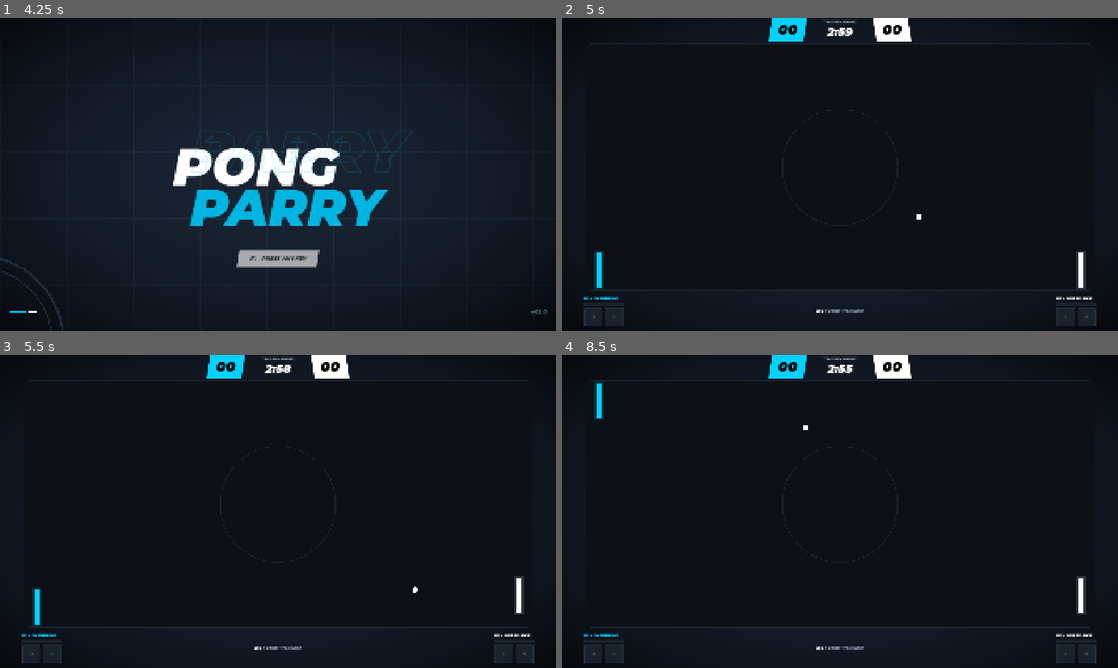
Above: before the commit, frames 1-4 (two rows, left to right).
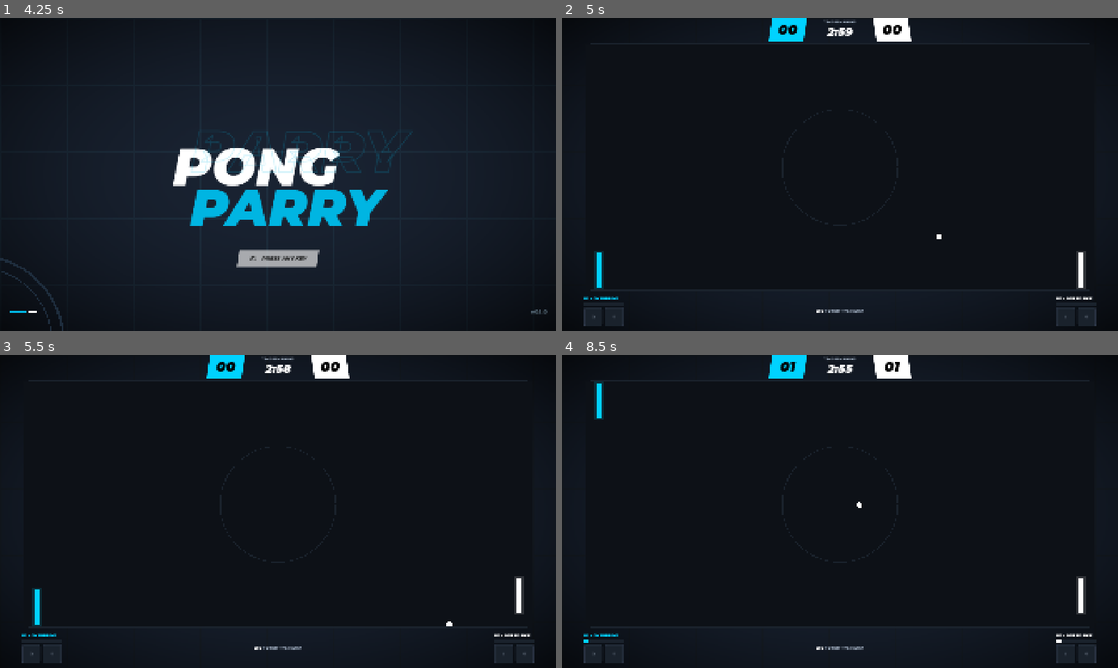
Above: after the commit, the same moments.

Repository: hernanhrm/pong-parry
Game: Godot game, scene res://scenes/boot_screen/boot_screen.tscn
Same seed, same stepped clock (60 frames per second), same inputs: the game is played once before the commit and once after it.
Inputs:
- Up to frame 1 (4.25 s): tap Enter at 0.5 s; hold W (p1_up) 0.53-1.28 s; hold Down (p2_down) 0.53-1.28 s; hold S (p1_down) 1.28-2.03 s; tap Up (p2_up) at 1.35, 2.85 s; hold Down (p2_down) 2.03-2.78 s; hold W (p1_up) 2.03-3.5 s; click "PRESS ANY KEY" at 3.5 s
- Up to frame 2 (5 s): hold S (p1_down) from 4.28 s (still down); hold Down (p2_down) from 4.28 s (still down)
- Up to frame 3 (5.5 s): keep holding S (p1_down); release Down (p2_down) at 5.03 s; tap Up (p2_up) at 5.1 s
- Up to frame 4 (8.5 s): tap Space at 5.75 s; hold Down (p2_down) 5.78-6.53 s; release S (p1_down) at 6.53 s; hold W (p1_up) from 6.53 s (still down); tap Up (p2_up) at 6.6, 8.1 s; hold Down (p2_down) 7.28-8.03 s

Frame 1 is identical in both runs. In frame 2, less than 0.1% of the frame differs, in the area x 63-69%, y 62-71%; in frame 3, less than 0.1%; in frame 4, 0.2%, in the area x 3-90%, y 2-92%.

Commit message:
Extract magic numbers into named constants in arena script
Amp-Thread-ID: https://ampcode.com/threads/T-019c86fe-ed2d-75a5-b1c2-3c7e82986072
Co-authored-by: Amp <amp@ampcode.com>

Diff:
--- a/scenes/arena/arena.gd
+++ b/scenes/arena/arena.gd
@@ -23,9 +23,17 @@
 @onready var p2_progress_bar = $HUDLayer/HUD/MarginContainer/P2HUD/P2OverdriveBar
 
 
+# Constants
+const COURT_PADDING: float = 10.0
+const GLOW_OFFSET: Vector2 = Vector2(8, 8)
+const BALL_SPEED_MULTIPLIER: float = 1.1
+const BALL_RESET_SPEED: float = 400.0
+const BALL_RESET_Y_RANGE: float = 250.0
+const STREAK_MULTIPLIER: int = 10
+
 # Game state
 var paddle_speed: float = 600.0
-var ball_velocity: Vector2 = Vector2(400, 250)
+var ball_velocity: Vector2 = Vector2(500, 350)
 
 var p1_score: int = 0
 var p1_streak: int = 0
@@ -61,12 +69,12 @@
 		right_paddle.position.y += paddle_speed * delta
 
 	# Clamp paddles to court bounds
-	left_paddle.position.y = clamp(left_paddle.position.y, 10, court_border.size.y-10 - left_paddle.size.y)
-	right_paddle.position.y = clamp(right_paddle.position.y, 10, court_border.size.y-10 - right_paddle.size.y)
+	left_paddle.position.y = clamp(left_paddle.position.y, COURT_PADDING, court_border.size.y - COURT_PADDING - left_paddle.size.y)
+	right_paddle.position.y = clamp(right_paddle.position.y, COURT_PADDING, court_border.size.y - COURT_PADDING - right_paddle.size.y)
 
 	# Update glow positions
-	left_paddle_glow.position = left_paddle.position - Vector2(8, 8)
-	right_paddle_glow.position = right_paddle.position - Vector2(8, 8)
+	left_paddle_glow.position = left_paddle.position - GLOW_OFFSET
+	right_paddle_glow.position = right_paddle.position - GLOW_OFFSET
 
 func _move_ball(delta: float) -> void:
 	ball.position += ball_velocity * delta
@@ -84,12 +92,12 @@
 	if ball_rect.intersects(left_rect) and ball_velocity.x < 0:
 		hit_sound_paddle.play()
 		ball_velocity.x = -ball_velocity.x
-		ball_velocity *= 1.1  # Speed up slightly each hit
+		ball_velocity *= BALL_SPEED_MULTIPLIER
 
 	if ball_rect.intersects(right_rect) and ball_velocity.x > 0:
 		hit_sound_paddle.play()
 		ball_velocity.x = -ball_velocity.x
-		ball_velocity *= 1.1
+		ball_velocity *= BALL_SPEED_MULTIPLIER
 
 	# Scoring — ball goes past left or right edge
 	if ball.position.x + ball.size.x < 0:
@@ -104,7 +112,7 @@
 
 		p2_streak = 0
 		p1_streak += 1
-		p1_progress_bar.value +=  p1_streak * 10
+		p1_progress_bar.value += p1_streak * STREAK_MULTIPLIER
 
 	else:
 		p2_score += 1
@@ -112,14 +120,14 @@
 
 		p2_streak += 1
 		p1_streak = 0
-		p2_progress_bar.value += p2_streak * 10
+		p2_progress_bar.value += p2_streak * STREAK_MULTIPLIER
 	_reset_ball()
 
 func _reset_ball() -> void:
 	ball.position = court_border.size / 2.0 - ball.size / 2.0
 	# Alternate serve direction, add some randomness
 	var direction := -1.0 if ball_velocity.x > 0 else 1.0
-	ball_velocity = Vector2(400 * direction, randf_range(-250, 250))
+	ball_velocity = Vector2(BALL_RESET_SPEED * direction, randf_range(-BALL_RESET_Y_RANGE, BALL_RESET_Y_RANGE))
 
 func _update_timer(delta: float) -> void:
 	match_time -= delta
